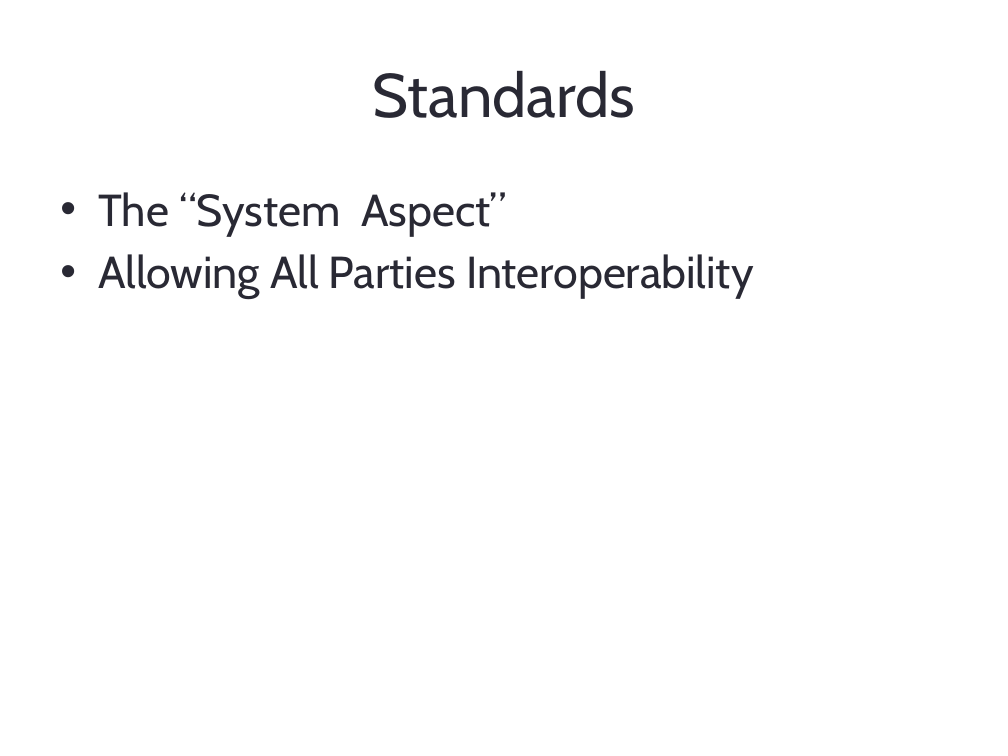
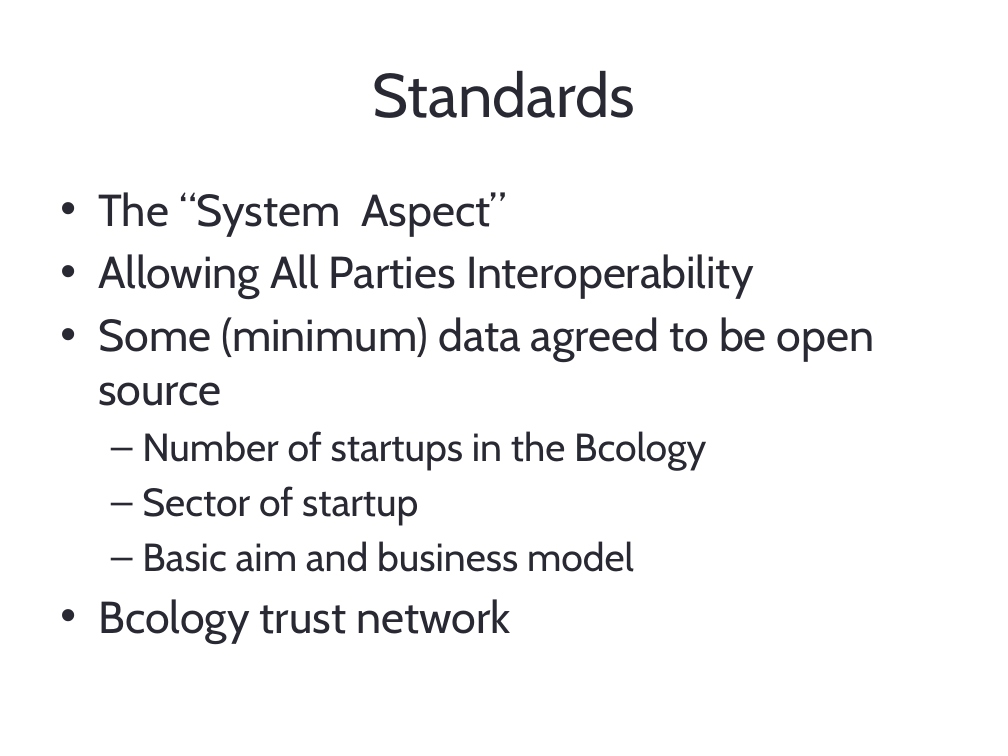
Before and after one commit to HumanDynamics/CodeTheDeal, a slide deck: slide 13 of Demo/Bcology.pptx (slide 12 before the commit). Drawn at 1008x756 pixels with LibreOffice and Linux fonts; fonts in the diff are those of the drawing. Boxes give left, top, right and bottom in pixels: in the first picture for what was removed or moved away, otherwise in the second. Text is boxed around its words. In the diff, an @@ line names an element or a change of style, - is before the commit and + after.

```diff
--- a/Demo/Bcology.pptx
+++ b/Demo/Bcology.pptx
@@ text at (98,317,875,643): paragraphs added @@
+• Some (minimum) data agreed to be open source
+  – Number of startups in the Bcology
+  – Sector of startup
+  – Basic aim and business model
+• Bcology trust network
```
Also in this commit, not shown: 3 other slides changed, 10 slides added, 3 slides removed.
